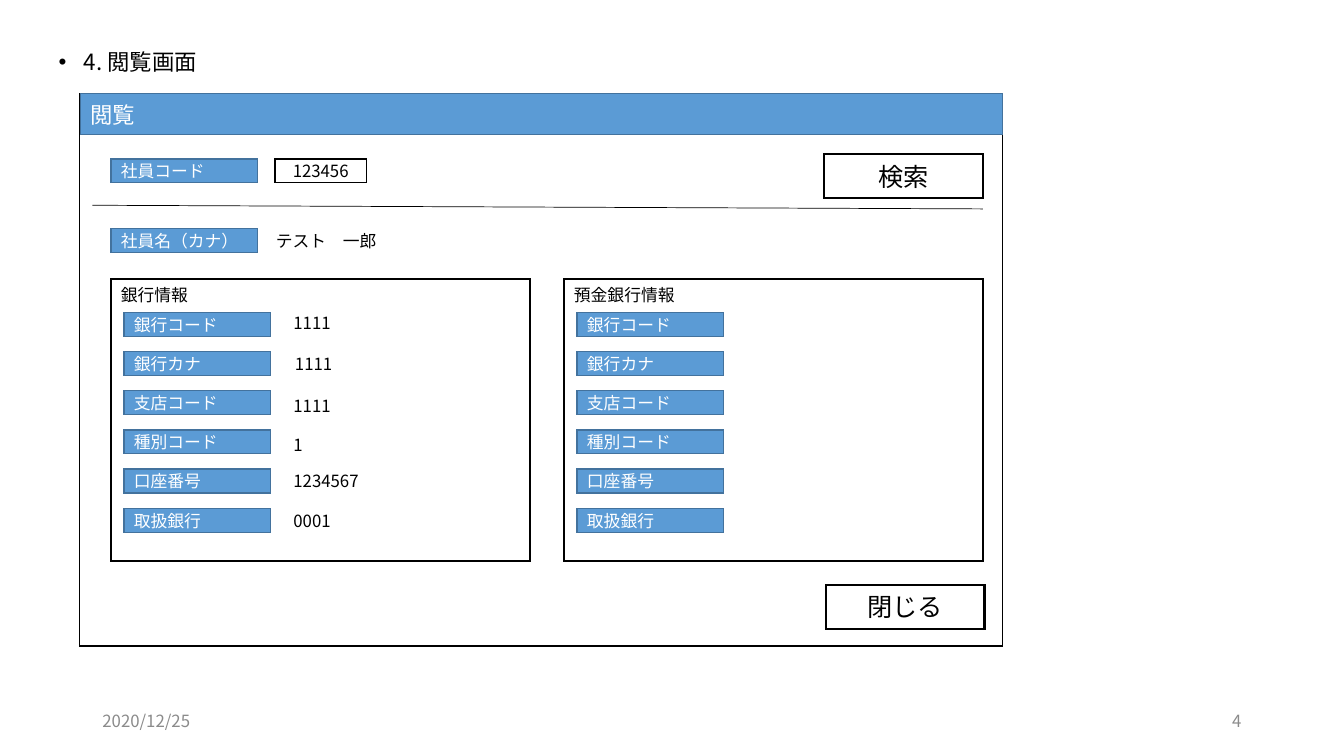
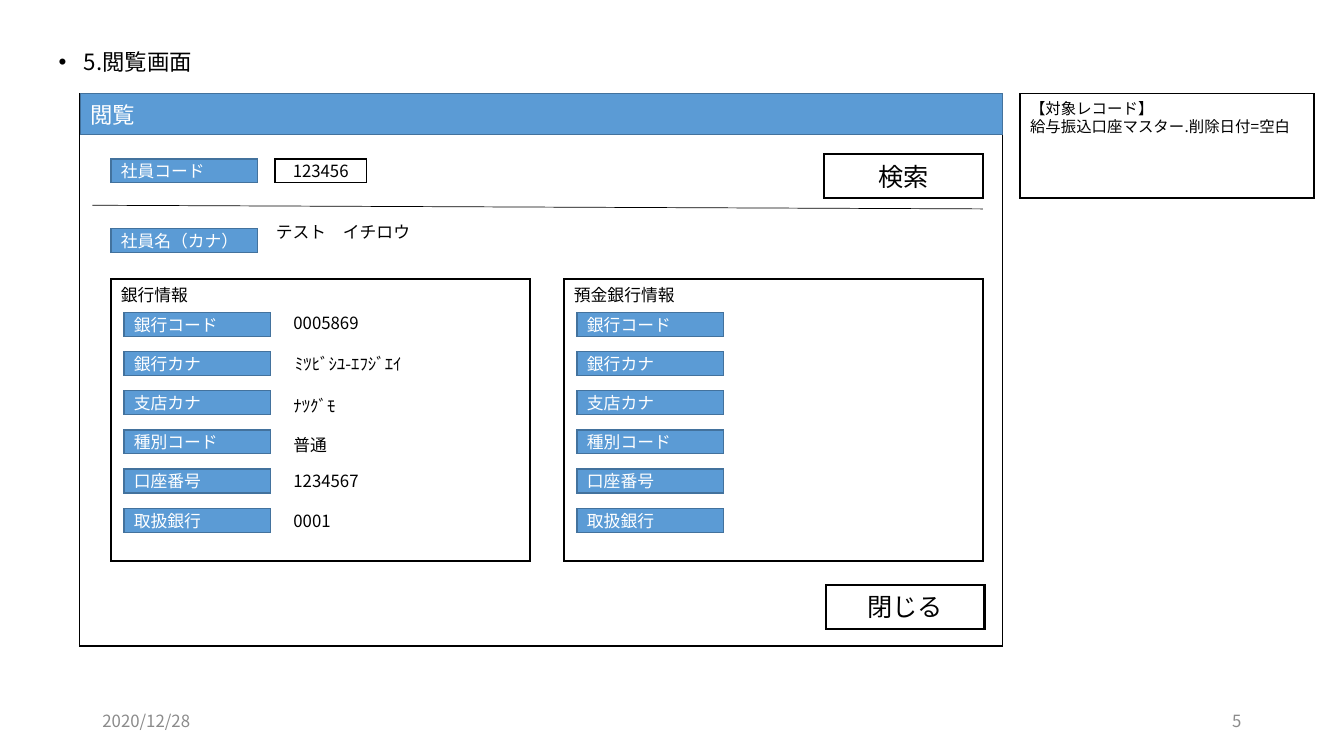
Before and after one commit to zaimuVB/zaimu, a slide deck: slide 5 of Doc/2.UI/経理DB/画面イメージ（経理DB）.pptx (slide 4 before the commit). Drawn at 1344x756 pixels with LibreOffice and Linux fonts; fonts in the diff are those of the drawing. Boxes give left, top, right and bottom in pixels: in the first picture for what was removed or moved away, otherwise in the second. Text is boxed around its words. In the diff, an @@ line names an element or a change of style, - is before the commit and + after.

```diff
--- a/Doc/2.UI/経理DB/画面イメージ（経理DB）.pptx
+++ b/Doc/2.UI/経理DB/画面イメージ（経理DB）.pptx
@@ text at box(84, 51, 192, 72): text changed @@
-• 4. 閲覧画面
+• 5.閲覧画面
@@ rectangle added at box(1020, 94, 1315, 199), outline #000000 1 pt, 11 pt, text #000000 @@
+【対象レコード】
+給与振込口座マスター.削除日付=空白
@@ text at box(276, 224, 410, 239): text changed @@
-テスト 一郎社員コード
+テスト イチロウ社員コード
@@ text at box(293, 316, 358, 330): text changed @@
-1111
+0005869
@@ text at box(295, 356, 402, 371): text changed @@
-1111
+ﾐﾂﾋﾞｼﾕ-ｴﾌｼﾞｴｲ
@@ text in rectangle at box(134, 395, 201, 411): text changed @@
-支店コード
+支店カナ
@@ text at box(293, 398, 335, 413): text changed @@
-1111
+ﾅﾂｸﾞﾓ
@@ text in rectangle at box(587, 395, 654, 411): text changed @@
-支店コード
+支店カナ
@@ text at box(293, 437, 327, 453): text changed @@
-1
+普通
@@ text at box(102, 714, 190, 730): text changed @@
-2020/12/25
+2020/12/28
@@ page number at box(1232, 715, 1241, 727): text changed @@
-4
+5
```
Also in this commit, not shown: 4 other slides changed, 2 slides added, 2 other files.
